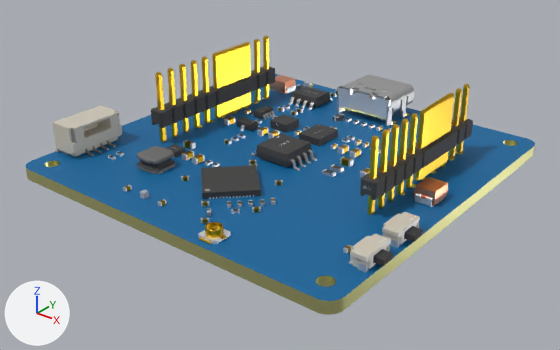
The glTF model assets/bottom.glb, before and after one commit.
The view is the same before and after, from a camera (50 mm lens) standing at (59.0, -75.5, 44.7) and looking at (0.6, -2.4, -0.6). The lights are fixed; the arrows at lower left show +X, +Y and +Z. The first picture is the older version. Where no turn or scale is listed for an object, it has been applied to the vertices. Vertices at exactly the same position are counted once.
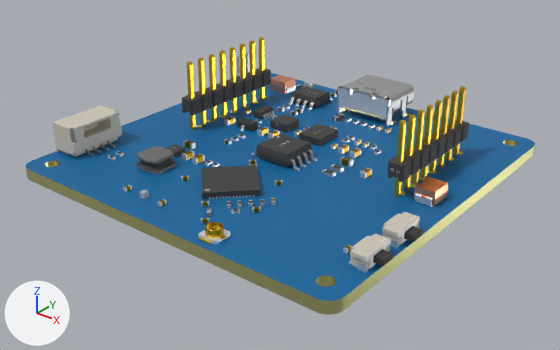
Pixel boxes (x1, y1, x2, y2) of what changed, in the pictures (560 x 350 px; the box of a moved part takes in the faces that stretch with it):
'Mesh_1', reshaped (11% shorter): before (260, 36, 473, 202); after (255, 37, 469, 184)
'Mesh_2', reshaped: before (52, 39, 273, 160); after (52, 40, 273, 160)
'Mesh_3', reshaped: before (123, 127, 448, 215); after (123, 115, 448, 208)
part 1 of me_mesh_1, moved or reshaped: before (260, 36, 275, 98); after (255, 37, 271, 100)
part 2 of me_mesh_1, moved or reshaped: before (415, 84, 473, 180); after (437, 86, 469, 167)
part 3 of me_mesh_1, moved or reshaped: before (387, 112, 425, 202); after (412, 99, 448, 184)
part 4 of me_mesh_2, moved or reshaped: before (209, 39, 266, 119); after (236, 40, 262, 108)
part 5 of me_mesh_2, moved or reshaped: before (151, 53, 219, 142); after (182, 44, 245, 130)
part 6 of me_mesh_3, added: after (387, 115, 421, 197)
part 7 of me_mesh_3, deleted: before (360, 130, 395, 215)

What changed in the scene script:
```text
Change me_mesh_1:
    used by ob_mesh_1; location = (-24.99, 24.99, -4.2)
    remove me_mesh_1.from_pydata(...)  # 45996 vertices, 92012 faces; spans x 2.9..44.1, y -29.3..-1.0, z 3.7..15.9
    add me_mesh_1.from_pydata(...)  # 45996 vertices, 92012 faces; spans x 2.9..44.1, y -23.4..-1.0, z 3.7..15.9
    me_mesh_1 part 1: the loose piece of 559 vertices spanning x 7.9..10.1, y -11.3..-9.1, z 5.8..15.9 is moved by (0.0, -1.1, 0.0)
    me_mesh_1 part 2: all 108 vertices in x 41.9..44.1, y -15.0..-9.4, z 5.8..15.5 are moved by (0.0, -1.1, 0.0)
    me_mesh_1 part 3: all 140 vertices in x 41.9..44.1, y -29.3..-22.1, z 5.8..15.5 are moved by (0.0, 5.9, 0.0)
Change me_mesh_2:
    where me_mesh_2.from_pydata(...)  # 19570 vertices, 39017 faces; spans x 0.3..17.0, y -44.4..-6.8, z 0.0..15.9
    used by ob_mesh_2; location = (-24.99, 24.99, -4.2)
    me_mesh_2 part 4: all 64 vertices in x 7.9..10.1, y -14.4..-11.3, z 5.8..15.9 are moved by (0.0, -1.1, 0.0)
    me_mesh_2 part 5: all 224 vertices in x 7.9..10.1, y -33.9..-21.9, z 5.8..15.9 are moved by (0.0, 5.9, 0.0)
Change me_mesh_3:
    used by ob_mesh_3; location = (-24.99, 24.99, -4.2)
    remove me_mesh_3.from_pydata(...)  # 56509 vertices, 115032 faces; spans x 12.2..47.9, y -46.4..-21.2, z 3.4..15.5
    add me_mesh_3.from_pydata(...)  # 55998 vertices, 114010 faces; spans x 12.2..47.9, y -46.4..-21.2, z 3.4..15.5
    me_mesh_3 part 6: a new loose piece of 599 vertices spanning x 41.9..44.1, y -27.7..-23.4, z 5.8..15.5
    me_mesh_3 part 7: the loose piece of 1110 vertices spanning x 41.9..44.1, y -33.6..-29.3, z 5.8..15.5 is deleted
```
